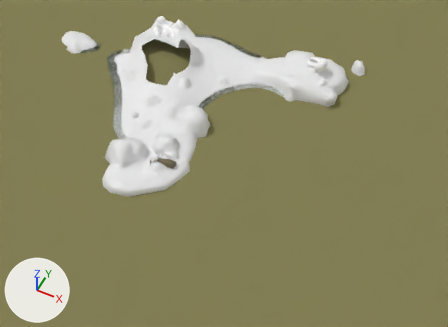
One commit to the Blender file Game/OutdoorsBase.blend: the scene before it, then after it.
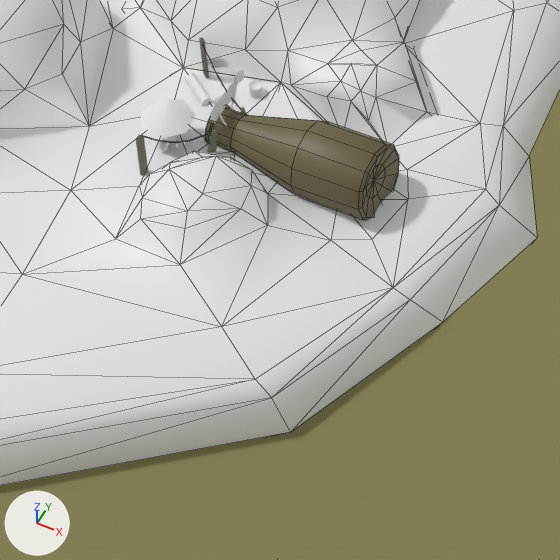
The first picture shows the older version from a 50 mm lens placed at (379.0, -668.0, 656.0), pointed at (93.0, -97.0, -57.0). The close-ups show both versions on the part from 30% to 43% of the width and 45% to 62% of the height of that picture; other places that the commit changed are outside them. Arrows for +X, +Y and +Z are at lower left; the lights stay in place. The close-ups show mesh edges as thin lines.

Objects in the first close-up: 'B_Outer', 'B_Rock', 'Island_base', 'Mushroom', 'Water'.
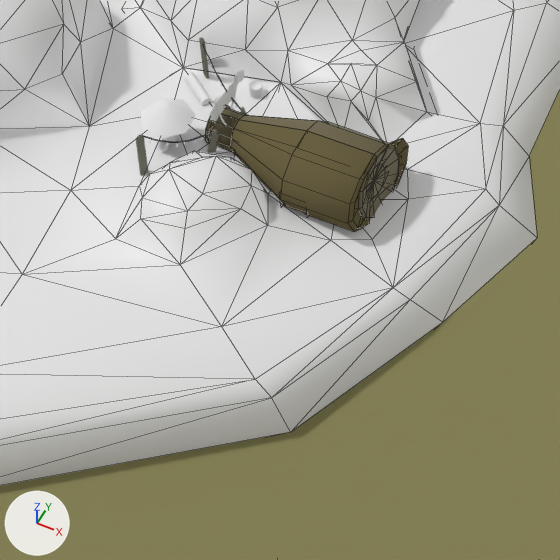
Scene script edits in JSON lines:
```json
{"op": "remove", "block": "ob_b_inner", "code": "ob_b_inner.hide_set(True)  # its collection is switched off"}
{"op": "remove", "block": "ob_b_innerfloor", "code": "ob_b_innerfloor.hide_set(True)  # its collection is switched off"}
{"op": "remove", "block": "ob_b_cupboard", "code": "ob_b_cupboard.hide_set(True)  # its collection is switched off"}
```

Pixel boxes [x1, y1, x2, y2] of what changed, in the close-ups (560 x 560 px):
```json
{"object": "B_Inner", "change": "shown", "after": [208, 120, 408, 231], "on screen": "brown"}
{"object": "B_Cupboard", "change": "shown", "after": [280, 200, 309, 217]}
{"object": "B_Outer", "change": "unchanged, covered by the edit", "before": [205, 106, 399, 220], "after": [205, 106, 399, 219]}
```
